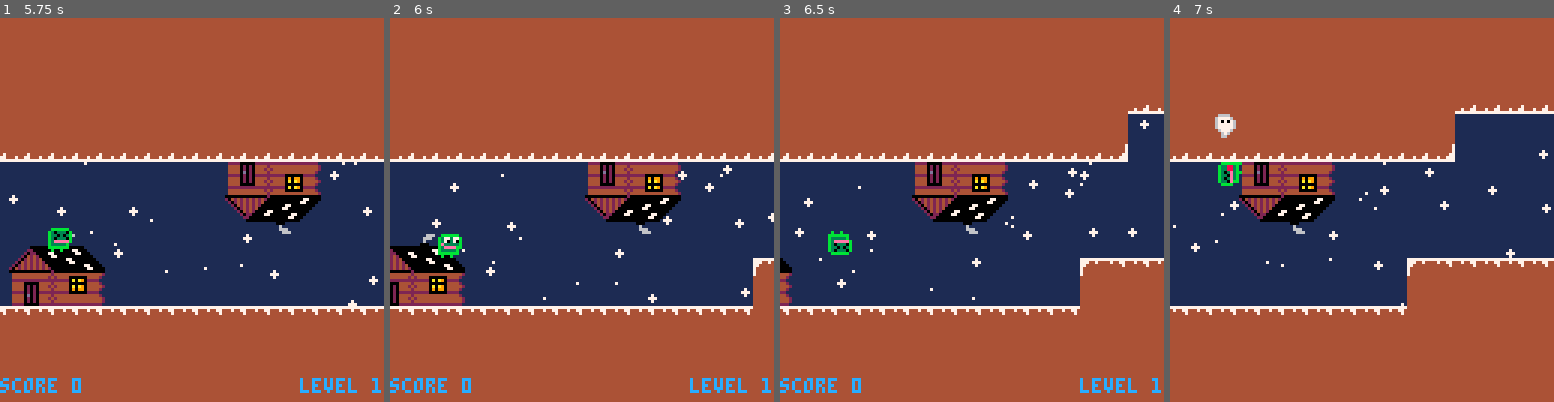
Above: before the commit, frames 1-4 (left to right).
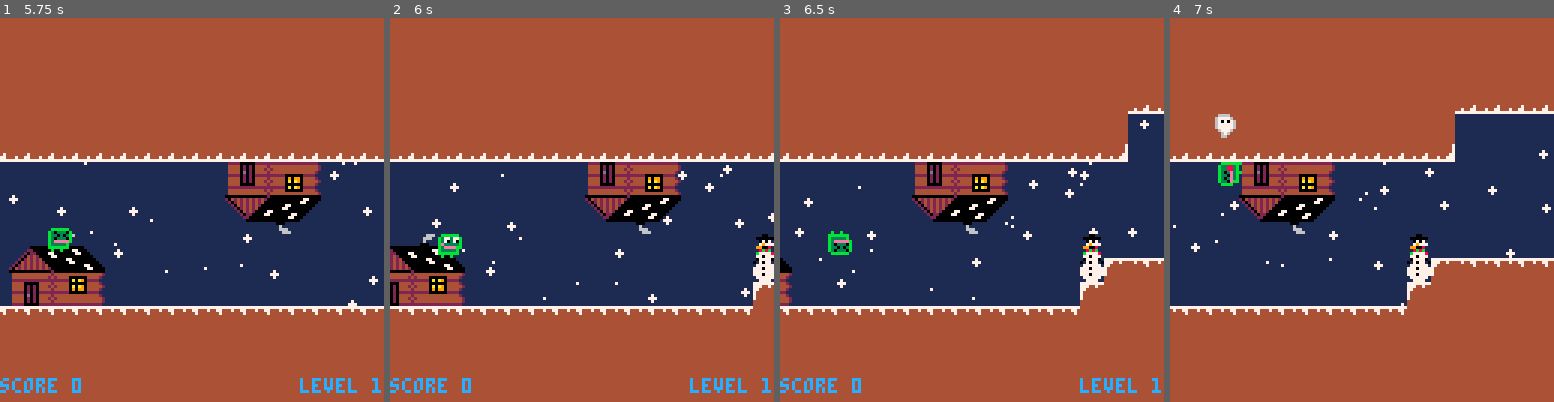
Above: after the commit, the same moments.

Repository: swagslash/huettenjam2023
Game: PICO-8 cartridge huettenjam2023.p8
Two runs of this game, one before a commit and one after it. Both use one fixed random seed, a clock stepped at 60 frames per second and the inputs below.
Inputs:
- Up to frame 1 (5.75 s): tap X (X key) at 0.33, 1.07, 1.85, 2.97, 4.08, 5.2 s; tap O (Z key) at 0.7, 1.7, 2.1, 2.5, 2.9, 3.3, 3.7, 4.1, 4.5, 4.9, 5.3, 5.7 s; hold Up 2.15-2.42 s; hold Down 3.63-3.97 s; hold Up 4.73-5.03 s; hold Down from 5.73 s (still down)
- Up to frame 2 (6 s): keep holding Down
- Up to frame 3 (6.5 s): release Down at 6.03 s; tap O (Z key) at 6.1 s; tap X (X key) at 6.32 s
- Up to frame 4 (7 s): tap O (Z key) at 6.5, 6.9 s

Frame 1 is identical in both runs. In frame 2, 0.6% of the frame differs, in the area x 94-100%, y 56-74%; in frame 3, 0.7%, in the area x 78-90%, y 56-74%; in frame 4, 0.7%.

Commit message:
better level + assets

Diff:
--- a/huettenjam2023.p8
+++ b/huettenjam2023.p8
@@ -278,21 +278,21 @@
 0000000000000000000000000000000000000000000000000000000000000000000000000000000000000000000000000000000000000000000000000000000000000000000000000000000000000000000000000000000000000000000000000000000000000000000000000000000000000000000000000000000000000000
 __map__
 1010101010101010101010101010101010101010101010101010101010101010101010101010101010101010101010101010101010101010101010101010101010101010101010101010101010101010101010101010101010000000000000000000101010101021212121212121212121212121212121212121212121212121
-1010101010101010101010101010101010101010101010101010101010101010101010101010101010101010101010101010101010101010101010101010101010101010101010101010101010101010101010101010101010000000000000000000101010102200000101010101000000000000000000000101010000000000
+1010101010101010101010101010101010101010101010101010101010101010101010101010101010101010101010101010101010101010101010101010101010101010101010101010101010101010101010101010101010000000000000000000101010102200000100010001000000002500000000000100010000000000
 2321212121212121212110101010101010101010101010101010101010101010101010101010101010101010101010101010101010101010101010101010101010101010101010101010101010101010101010101010101010000000000000000000101010220000000000000000000000000000000000000000000000000000
-0000000000000000000010101010101010101010101010101010101010101010102121212121212121212121212121211010101010101010101010101010101010101010101010101010101010101010101021212121212122000000000000000000232122000000000010101000000000000000000000000000000000000000
-0000000000000000000010101010101010101010101010101010101010101010100000000000000000000000393a3b3c101010101010101010101010101010101010101010101010101010101010101010100000000000000000000000000000000000000000000000101010100000000000000000000000000000000000000f
-0000000000000000000021212121212121212121212121212121212121212121220000000000000000000000494a4b4c231010101010101010101010101010101010101010101010101010101010101010100000000000000000000000000000000000000000000010101010100000000000000001010100000000000001001f
-000000000000000000000000000000000000000000000000393a3b3c00000000000000000000000000000000595a5b5c0023101010101010101010101010101010101010101010101010101010102121212200000000000000000000000000000000000000000000101010101000000000001311111111111200000013111112
-000000000000000000000000000000000000000000000000494a4b4c00000000000000000000000000000000000000000000101010101010101010101010101010101010101010101010101010100000000000000000000000000000000000000000000000000000000000000000000000001010101010101000000010101010
-000000000000000000000000000000000000000000000000595a5b5c00000000000000000000000000000000000000000000101010212121212121212121212121212121212121212121212121220000000000000000000001000100010001000000000000000000000000000000000000002321212121212200000023212122
-000000000000000000000000000000090a0b0c0000000000000000000000000000000000000000000000000000000000000023212200000000000000000000000000000000000000000000000000000000000000001010101010101010101010101010000000000000000000000000000000000001010100000000000001002f
-000000000000000000000000000000191a1b1c00000000000000000000000013111111111111111111111111111112000000002700000000000000000000000000000000000000000000000000000000000000000010101010101010101010101010100000000000000000090a0b0c000000000000000000000000000000003f
-000000000000000000000000000000292a2b2c00000000000000000000000010101010101010101010101010101010000000003700000000000000000000000000000000000000000000000000000000000000000010101010101010101010101010100000000000000000191a1b1c0000000000000000000000000000000000
-1111111111111111111111111111111111111111111111111111111111111110101010101010101010101010101010000000000000000000000000000000000007000000000000000007000000000000000000000000000000010001000100010000000000000101010000292a2b2c0001000000000000000000000000000000
-1010101010101010101010101010101010101010101010101010101010101010101010101010101010101010101010000000000000000000000001010100000017000000010101000017000000000000000000000000000000000000000000000000000000101010101010101010101010101010000000000000000000000000
-1010101010101010101010101010101010101010101010101010101010101010101010101010101010101010101010000000000000000000131111111111111111111111111111111111111112000000000000000000000000000000000000000000000000101010101010101010101010101010101010101010101010101010
-1010101010101010101010101010101010101010101010101010101010101010101010101010101010101010101010202020202020202020101010101010101010101010101010101010101010000000000000000000000000000000000000000000000000000000000000000000000000000000000000000000000000000000
+0000000000000000000010101010101010101010101010101010101010101010102121212121212121212121212121211010101010101010101010101010101010101010101010101010101010101010101021212121212122000000000000000000232122000000000013111100000000000000000000000000000000000000
+0000000000000000000010101010101010101010101010101010101010101010100000000000000000000000393a3b3c101010101010101010101010101010101010101010101010101010101010101010100000000000000000000000000000000026000000000000131010100000000000000000000000000000000000000f
+0000000000000000000021212121212121212121212121212121212121212121220000000000000000000000494a4b4c231010101010101010101010101010101010101010101010101010101010101010100000000000000000000000000000000000000000000013101010100000000000000001010100000000000001001f
+000000000000000000000000000000000000000000000000393a3b3c00000000000000000000000000000000595a5b5c0023211010101010101010101010101010101010101010101010101010102121212200000000000000000000000000000000000000000000232121212200000000001311111111111200000013111112
+000000000000000000000000000000000000000000000000494a4b4c00000000000000000000000000000000000000000000001010101010101010101010101010101010101010101010101010100000000000000000000000000000000000000000000000000000000000000000000000001010101010101000000010101010
+000000000000000000000000000000000000000000000000595a5b5c00000000000000000000000000000000000000000000001010212121212121212121212121212121212121212121212121220000000000000000000001000100010001000000000000000000000000000000000000002321212121212200000023212122
+000000000000000000000000000000090a0b0c0000000000000000000000000700000000000000000000000000000000000000232200000000000000000000000000000000000000000000000000000000000000001311111111111111111111111112000000000000000000000000000000000001010100000000000001002f
+000000000000000000000000000000191a1b1c00000000000000000000000017131111111111111200000000000000000000002700000000000000000000000000000000000000000000000000000000000000000010101010101010101010101010100000000000000000090a0b0c000000000000000000000000000000003f
+000000000000000000000000000000292a2b2c00000000000000000000000013101010101010101011111111111112000000003700000000000000000000000000000000000000000000000000000000000000000023212121212121212121212121220000000000000007191a1b1c0000000000000000000000000000000000
+1111111111111111111111111111111111111111111111111111111111111110101010101010101010101010101010000000000000000000000000000000000000000000000000000000000000000000000000000000000000000000000000000000000000000100000017292a2b2c0001000100000000000000000000000000
+1010101010101010101010101010101010101010101010101010101010101010101010101010101010101010101010000000000000000000000001010100000016000000010101000015000000000000000000000000000000000000000000000000000000131111111111111111111111111112000000010101010100000000
+1010101010101010101010101010101010101010101010101010101010101010101010101010101010101010101010000000000000000000131111111111111111111111111111111111111112000000000000000000000000000000000000000000000000101010101010101010101010101010111111111111111111111111
+1010101010101010101010101010101010101010101010101010101010101010101010101010101010101010101010202020202020202020101010101010101010101010101010101010101010202020202020202020202020202020202020202020202020101010101010101010101010101010101010101010101010101010
 1010101010101010101010101010101010101010101010101010101010101010101010101010101010100000000000000000000000000000000000000000000000000000000000000000000000000000000000000000000000000000000000000000000000000000000000000000000000000000000000000000000000000000
 0000000000000000000000000000000000000000000000000000001000000000000000000000101010100000000000000000000000000000000000000000000000000000000000000000000000000000000000000000000000000000000000000000000000000000000000000000000000000000000000000000000000000000
 1010101010101010101010101010101000000000000000000000000000000000000000000000000000000000000000000000000000000000000000000000000000000000000000000000000000000000000000000000000000000000000000000000000000000000000000000000000000000000000000000000000000000000
Not shown, changed: 64 lines of the sprite sheet (__gfx__) section of huettenjam2023.p8
